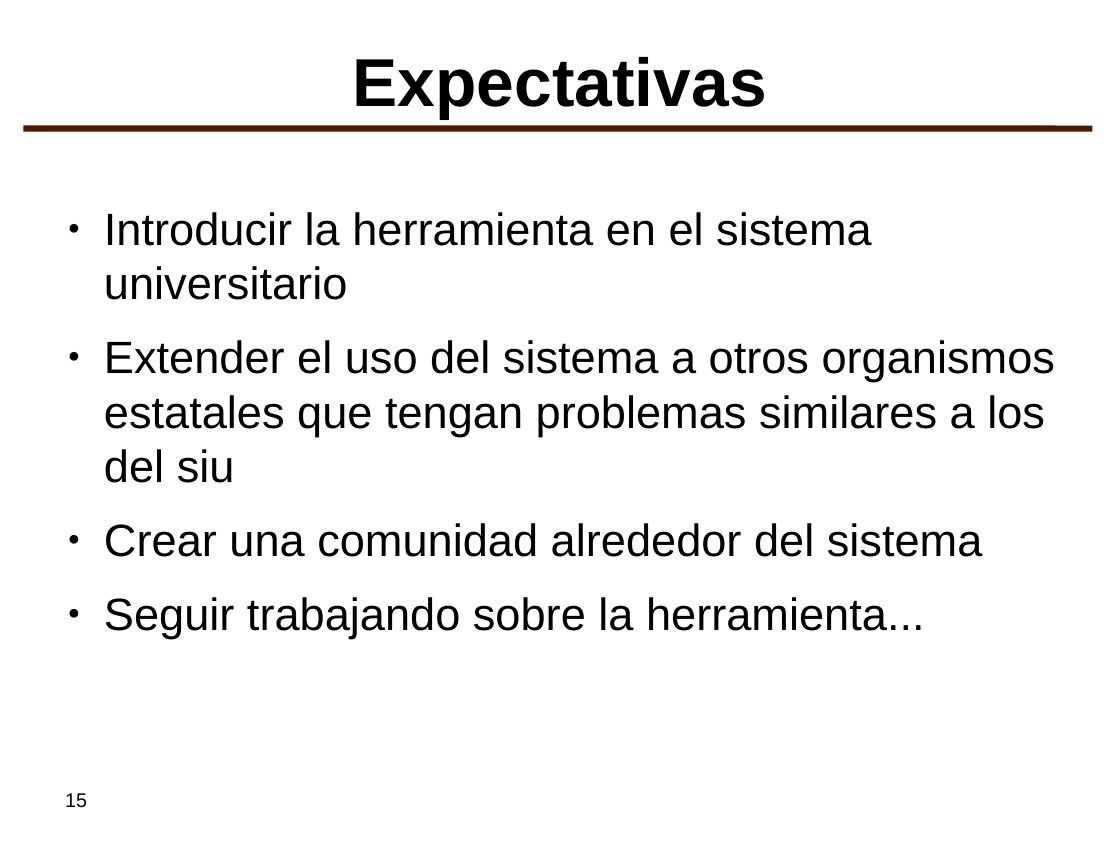
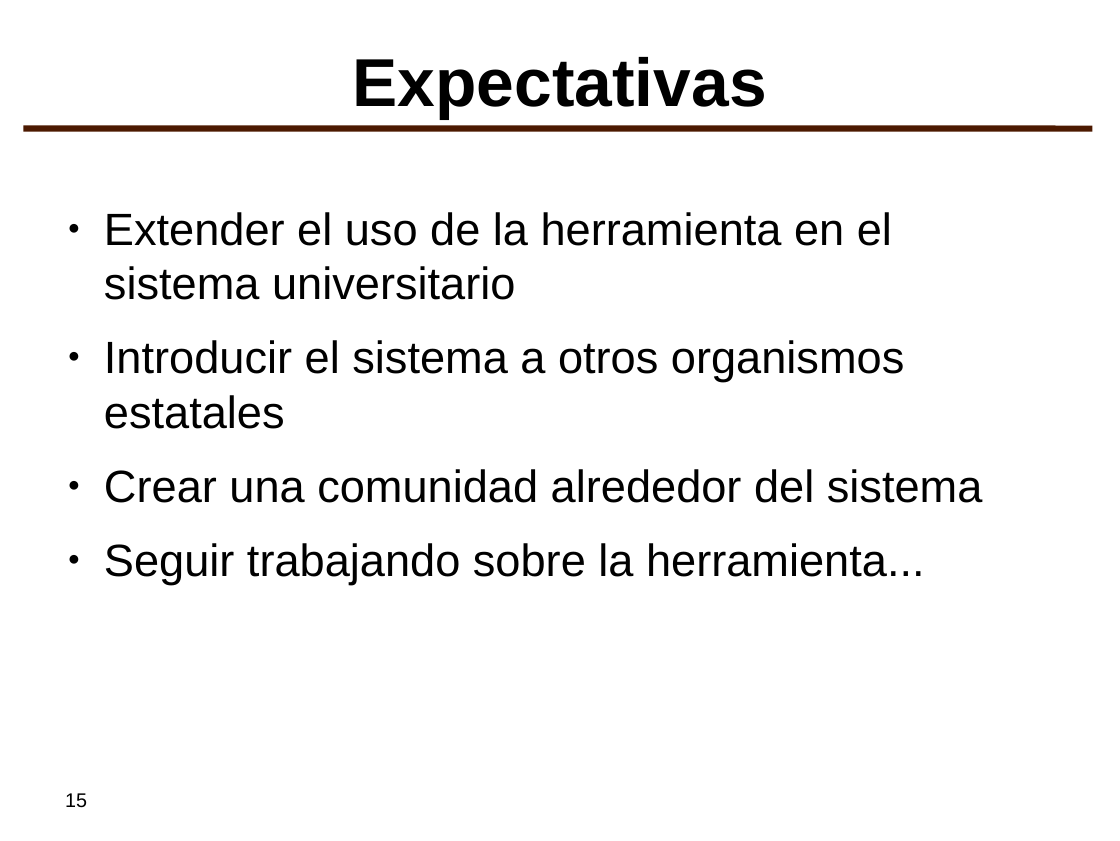
Before and after one commit to SIU-Toba/framework, a slide deck: slide 15 of doc/presentaciones/2007 - JAIIO - SIE - imprimible.odp. Drawn at 1120x841 pixels with LibreOffice and Linux fonts; fonts in the diff are those of the drawing; background and template pictures are left out. Boxes give left, top, right and bottom in pixels: in the first picture for what was removed or moved away, otherwise in the second. Text is boxed around its words. In the diff, an @@ line names an element or a change of style, - is before the commit and + after.

```diff
--- a/doc/presentaciones/2007 - JAIIO - SIE - imprimible.odp
+++ b/doc/presentaciones/2007 - JAIIO - SIE - imprimible.odp
@@ text at (x1=104, y1=212, x2=904, y2=429): text changed @@
-● Introducir la herramienta en el sistema universitario
-● Extender el uso del sistema a otros organismos estatales que tengan problemas similares a los del siu
+● Extender el uso de la herramienta en el sistema universitario
+● Introducir el sistema a otros organismos estatales
```
Also in this commit, not shown: 2 other slides changed, 1 other file.
